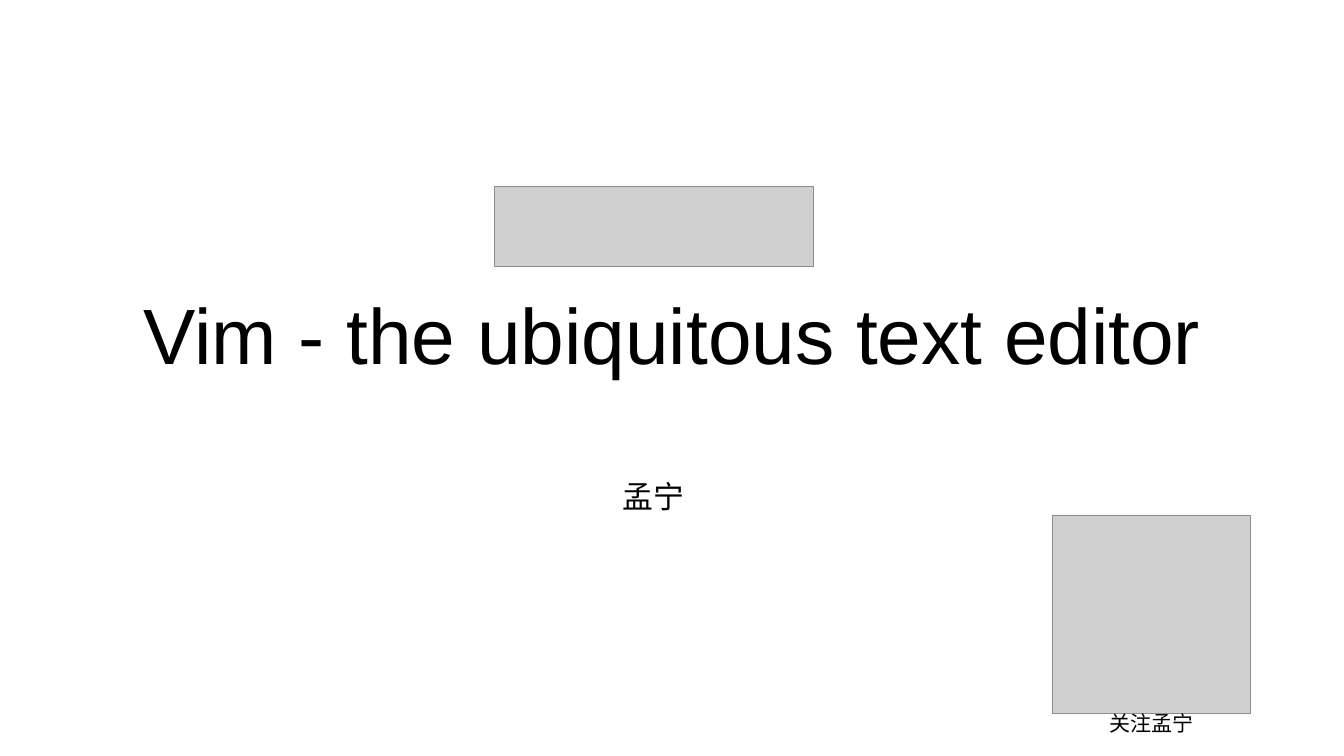
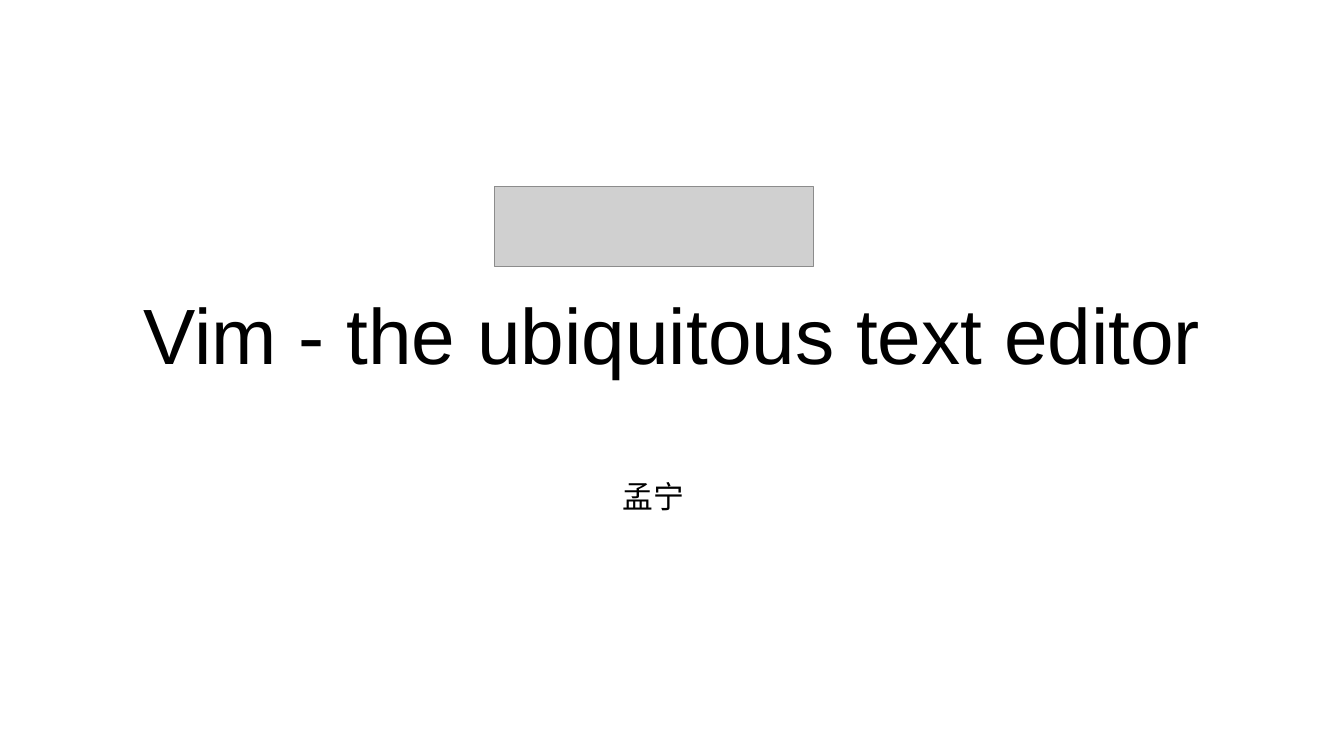
Before and after one commit to mengning/se, a slide deck: slide 56 of ppt/工欲善其事必先利其器.pptx. Drawn at 1344x756 pixels with LibreOffice and Linux fonts; fonts in the diff are those of the drawing; grey boxes stand for pictures. Boxes give left, top, right and bottom in pixels: in the first picture for what was removed or moved away, otherwise in the second. Text is boxed around its words. In the diff, an @@ line names an element or a change of style, - is before the commit and + after.

```diff
--- a/ppt/工欲善其事必先利其器.pptx
+++ b/ppt/工欲善其事必先利其器.pptx
@@ picture removed at [1052,515,1250,713] @@
@@ text removed at [1109,710,1193,733] @@
-关注孟宁
```
Also in this commit, not shown: 7 other slides changed, 4 slides added, 6 slides removed, 1 other file.
